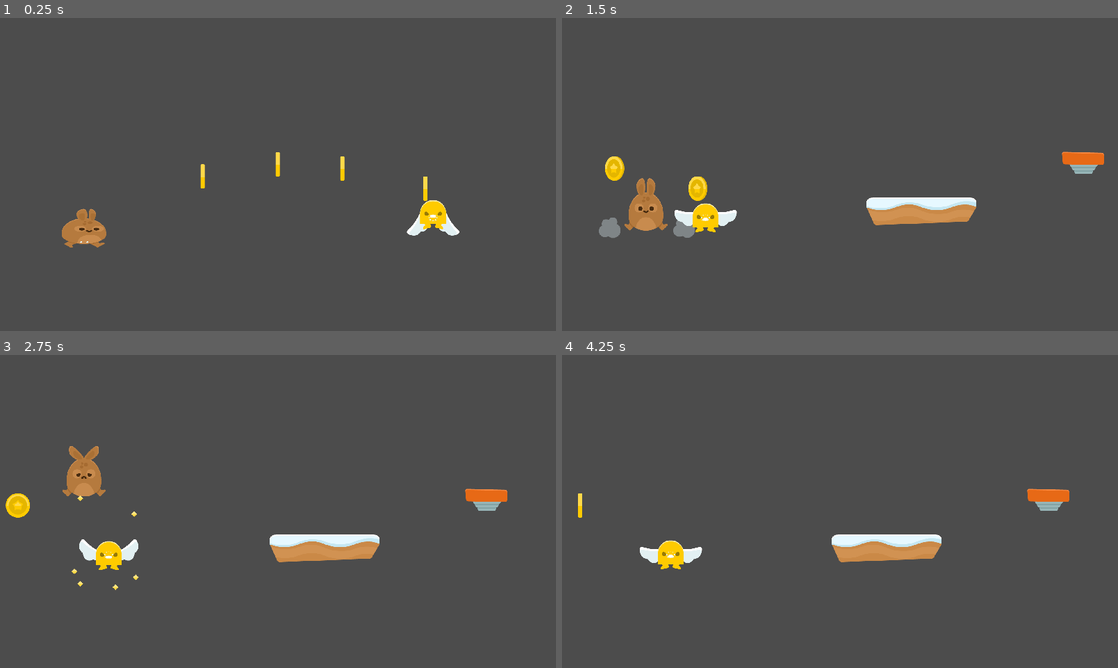
Above: before the commit, frames 1-4 (two rows, left to right).
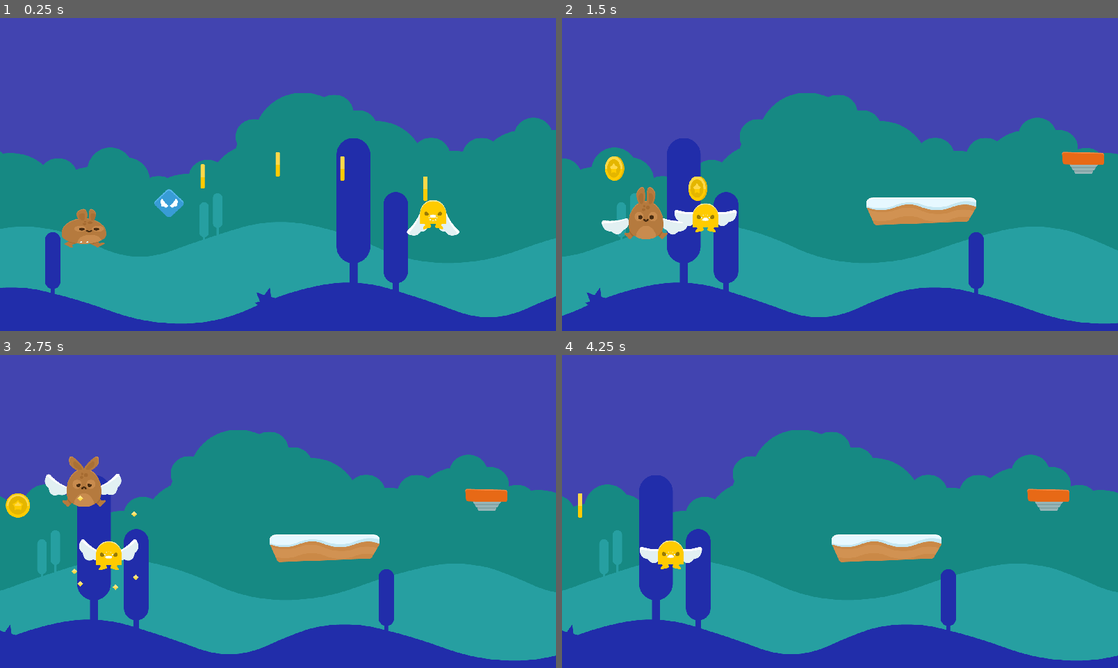
Above: after the commit, the same moments.

Repository: brunoyillli/Coelho-plataforma
Game: Godot game, scene res://scenes/test_area.tscn
Same seed, same stepped clock (60 frames per second), same inputs: the game is played once before the commit and once after it.
Inputs (mouse positions are in pixels of both pictures, inside the frame that each line leads up to):
- Up to frame 1 (0.25 s): no input
- Up to frame 2 (1.5 s): move the mouse to (962, 158) at 0.52 s; click (962, 158) at 0.67 s; move the mouse to (728, 190) at 1.27 s; click (728, 190) at 1.42 s
- Up to frame 3 (2.75 s): move the mouse to (333, 442) at 2.02 s; click (333, 442) at 2.17 s
- Up to frame 4 (4.25 s): move the mouse to (812, 574) at 2.77 s; click (812, 574) at 2.92 s; move the mouse to (1006, 558) at 3.52 s; click (1006, 558) at 3.67 s

The runs differ from the first frame. In frame 1, 99% of the frame differs, in the area x 0-100%, y 0-100%; in frame 2, 97%; in frame 3, 97%; in frame 4, 97%.

Commit message:
background

Diff:
--- /dev/null
+++ b/scenes/parallax_01.tscn
@@ -0,0 +1,50 @@
+[gd_scene load_steps=6 format=2]
+
+[ext_resource path="res://sprites/Background/bg_layer4.png" type="Texture" id=1]
+[ext_resource path="res://sprites/Background/bg_layer2.png" type="Texture" id=2]
+[ext_resource path="res://sprites/Background/bg_layer1.png" type="Texture" id=3]
+[ext_resource path="res://sprites/Background/bg_layer3.png" type="Texture" id=4]
+[ext_resource path="res://scripts/parallax.gd" type="Script" id=5]
+
+[node name="parallax" type="ParallaxBackground"]
+script = ExtResource( 5 )
+modulate_l1 = Color( 0.384314, 0.298039, 0.694118, 1 )
+modulate_l2 = Color( 0.113725, 0.584314, 0.517647, 1 )
+modulate_l3 = Color( 0.184314, 0.666667, 0.635294, 1 )
+modulate_l4 = Color( 0.196078, 0.2, 0.670588, 1 )
+
+[node name="layer1" type="ParallaxLayer" parent="."]
+motion_scale = Vector2( 0, 1 )
+motion_mirroring = Vector2( 2048, 0 )
+
+[node name="bg_layer1" type="Sprite" parent="layer1"]
+modulate = Color( 0.384314, 0.298039, 0.694118, 1 )
+position = Vector2( 775.915, 565.752 )
+texture = ExtResource( 3 )
+
+[node name="layer2" type="ParallaxLayer" parent="."]
+motion_scale = Vector2( 0.2, 1 )
+motion_mirroring = Vector2( 2048, 0 )
+
+[node name="bg_layer2" type="Sprite" parent="layer2"]
+modulate = Color( 0.113725, 0.584314, 0.517647, 1 )
+position = Vector2( 784.572, 570.353 )
+texture = ExtResource( 2 )
+
+[node name="layer3" type="ParallaxLayer" parent="."]
+motion_scale = Vector2( 0.5, 1 )
+motion_mirroring = Vector2( 2048, 0 )
+
+[node name="bg_layer3" type="Sprite" parent="layer3"]
+modulate = Color( 0.184314, 0.666667, 0.635294, 1 )
+position = Vector2( 788.21, 565.043 )
+texture = ExtResource( 4 )
+
+[node name="layer4" type="ParallaxLayer" parent="."]
+motion_scale = Vector2( 0.8, 1 )
+motion_mirroring = Vector2( 2048, 0 )
+
+[node name="bg_layer4" type="Sprite" parent="layer4"]
+modulate = Color( 0.196078, 0.2, 0.670588, 1 )
+position = Vector2( 784.438, 542.138 )
+texture = ExtResource( 1 )
--- a/scenes/player.tscn
+++ b/scenes/player.tscn
@@ -1,10 +1,41 @@
-[gd_scene load_steps=9 format=2]
+[gd_scene load_steps=13 format=2]
 
 [ext_resource path="res://resources/player_skin_browm.tres" type="SpriteFrames" id=1]
 [ext_resource path="res://scripts/player.gd" type="Script" id=2]
 [ext_resource path="res://sprites/Particles/smoke.png" type="Texture" id=3]
 [ext_resource path="res://samples/jump.wav" type="AudioStream" id=4]
 [ext_resource path="res://samples/enemyhurt.wav" type="AudioStream" id=5]
+[ext_resource path="res://sprites/Items/wing_right.png" type="Texture" id=6]
+[ext_resource path="res://sprites/Items/wing_left.png" type="Texture" id=7]
+[ext_resource path="res://samples/flap.wav" type="AudioStream" id=8]
+
+[sub_resource type="Animation" id=4]
+resource_name = "flap"
+length = 0.2
+tracks/0/type = "value"
+tracks/0/path = NodePath("wing_right:rotation_degrees")
+tracks/0/interp = 1
+tracks/0/loop_wrap = true
+tracks/0/imported = false
+tracks/0/enabled = true
+tracks/0/keys = {
+"times": PoolRealArray( 0, 0.1, 0.2 ),
+"transitions": PoolRealArray( 1, 1, 1 ),
+"update": 0,
+"values": [ 0.0, 59.9999, 0.0 ]
+}
+tracks/1/type = "value"
+tracks/1/path = NodePath("wing_left:rotation_degrees")
+tracks/1/interp = 1
+tracks/1/loop_wrap = true
+tracks/1/imported = false
+tracks/1/enabled = true
+tracks/1/keys = {
+"times": PoolRealArray( 0, 0.1, 0.2 ),
+"transitions": PoolRealArray( 1, 1, 1 ),
+"update": 0,
+"values": [ 0.0, -59.9999, 0.0 ]
+}
 
 [sub_resource type="RectangleShape2D" id=1]
 extents = Vector2( 60.7754, 63.4071 )
@@ -78,17 +109,31 @@
 }
 
 [node name="player" type="KinematicBody2D"]
-position = Vector2( 37.7631, 95.6664 )
+position = Vector2( 37.7631, 97.8717 )
 script = ExtResource( 2 )
-__meta__ = {
-"_edit_group_": true
-}
+
+[node name="wings" type="Node2D" parent="."]
+visible = false
+scale = Vector2( 1, 1 )
+
+[node name="wing_right" type="Sprite" parent="wings"]
+position = Vector2( 55.2351, 37.3453 )
+texture = ExtResource( 6 )
+offset = Vector2( 31.2902, -27.9002 )
+
+[node name="wing_left" type="Sprite" parent="wings"]
+position = Vector2( -64.0426, 39.0097 )
+texture = ExtResource( 7 )
+offset = Vector2( -28.7948, -28.0944 )
+
+[node name="anim" type="AnimationPlayer" parent="wings"]
+anims/flap = SubResource( 4 )
 
 [node name="sprite" type="AnimatedSprite" parent="."]
-position = Vector2( 0, 37.8573 )
+position = Vector2( -6.61583, 29.7713 )
 scale = Vector2( 1.30629, 0.634229 )
 frames = ExtResource( 1 )
-animation = "idle"
+animation = "walk"
 
 [node name="shape" type="CollisionShape2D" parent="."]
 position = Vector2( -0.116668, 10.8328 )
@@ -127,3 +172,7 @@
 [node name="dead" type="AudioStreamPlayer" parent="."]
 stream = ExtResource( 5 )
 bus = "fx"
+
+[node name="flap" type="AudioStreamPlayer" parent="."]
+stream = ExtResource( 8 )
+bus = "fx"
--- a/scenes/test_area.tscn
+++ b/scenes/test_area.tscn
@@ -1,10 +1,13 @@
-[gd_scene load_steps=13 format=2]
+[gd_scene load_steps=17 format=2]
 
 [ext_resource path="res://scenes/player.tscn" type="PackedScene" id=1]
 [ext_resource path="res://scenes/coil.tscn" type="PackedScene" id=2]
 [ext_resource path="res://scenes/coin.tscn" type="PackedScene" id=3]
 [ext_resource path="res://scenes/platform_big.tscn" type="PackedScene" id=4]
 [ext_resource path="res://scenes/wingman.tscn" type="PackedScene" id=5]
+[ext_resource path="res://sprites/Items/powerup_wings.png" type="Texture" id=6]
+[ext_resource path="res://scripts/fly_powerup.gd" type="Script" id=7]
+[ext_resource path="res://scenes/parallax_01.tscn" type="PackedScene" id=8]
 
 [sub_resource type="PhysicsMaterial" id=1]
 
@@ -25,6 +28,9 @@
 
 [sub_resource type="RectangleShape2D" id=7]
 extents = Vector2( 349.012, 41.8293 )
+
+[sub_resource type="CircleShape2D" id=8]
+radius = 43.7686
 
 [node name="test_area" type="Node2D"]
 
@@ -97,3 +103,25 @@
 
 [node name="wingman2" parent="." instance=ExtResource( 5 )]
 position = Vector2( 6920.61, 547.037 )
+
+[node name="fly_powerup" type="Area2D" parent="."]
+position = Vector2( 641.068, 638.909 )
+collision_layer = 0
+script = ExtResource( 7 )
+__meta__ = {
+"_edit_group_": true
+}
+
+[node name="sprite" type="Sprite" parent="fly_powerup"]
+scale = Vector2( 1.44757, 1.38019 )
+texture = ExtResource( 6 )
+
+[node name="shape" type="CollisionShape2D" parent="fly_powerup"]
+shape = SubResource( 8 )
+
+[node name="parallax" parent="." instance=ExtResource( 8 )]
+modulate_l1 = Color( 0.698039, 0.721569, 0.780392, 1 )
+modulate_l2 = Color( 0.709804, 0.87451, 0.756863, 1 )
+modulate_l3 = Color( 0.596078, 0.431373, 0.431373, 1 )
+modulate_l4 = Color( 0.027451, 0.0431373, 0.2, 1 )
+[connection signal="body_entered" from="fly_powerup" to="fly_powerup" method="_on_fly_powerup_body_entered"]
--- /dev/null
+++ b/scripts/fly_powerup.gd
@@ -0,0 +1,10 @@
+extends Area2D
+
+
+func _ready():
+	pass
+
+
+func _on_fly_powerup_body_entered(body):
+	body.fly()
+	queue_free()
--- /dev/null
+++ b/scripts/parallax.gd
@@ -0,0 +1,37 @@
+tool
+extends ParallaxBackground
+
+
+export(Color) var modulate_l1 = Color(1,1,1,1) setget set_modulate_l1
+export(Color) var modulate_l2 = Color(1,1,1,1) setget set_modulate_l2
+export(Color) var modulate_l3 = Color(1,1,1,1) setget set_modulate_l3
+export(Color) var modulate_l4 = Color(1,1,1,1) setget set_modulate_l4
+
+func _ready():
+	pass
+
+func set_modulate_l1(val):
+	modulate_l1 = val
+	if is_inside_tree() && Engine.editor_hint:
+		set_colors()
+
+func set_modulate_l2(val):
+	modulate_l2 = val
+	if is_inside_tree() && Engine.editor_hint:
+		set_colors()
+
+func set_modulate_l3(val):
+	modulate_l3 = val
+	if is_inside_tree() && Engine.editor_hint:
+		set_colors()
+
+func set_modulate_l4(val):
+	modulate_l4 = val
+	if is_inside_tree() && Engine.editor_hint:
+		set_colors()
+
+func set_colors():
+	$layer1/bg_layer1.modulate = modulate_l1
+	$layer2/bg_layer2.modulate = modulate_l2
+	$layer3/bg_layer3.modulate = modulate_l3
+	$layer4/bg_layer4.modulate = modulate_l4
--- a/scripts/player.gd
+++ b/scripts/player.gd
@@ -23,6 +23,8 @@
 
 	if status == RUNNING:
 		running(delta)
+	elif status == FLYING:
+		flying(delta)
 	elif status == DEAD:
 		dead(delta)
 
@@ -58,6 +60,16 @@
 	translate(velocity * delta)
 	velocity.y += grav * delta
 
+func flying(delta):
+	velocity.y += grav * delta
+	velocity.x = velX
+	velocity = move_and_slide(velocity,Vector2(0,-1))
+	if jump:
+		$wings/anim.play("flap")
+		jump(400,false)
+		$flap.play()
+
+
 func _input(event):
 	if event is InputEventScreenTouch:
 		if  event.is_pressed():
@@ -76,3 +88,9 @@
 		collision_layer = 0
 		velocity = Vector2(0 , -1000)
 		$dead.play()
+
+func fly():
+	$sprite.play("jump")
+	jump(400, false)
+	status = FLYING
+	$wings.visible = true
